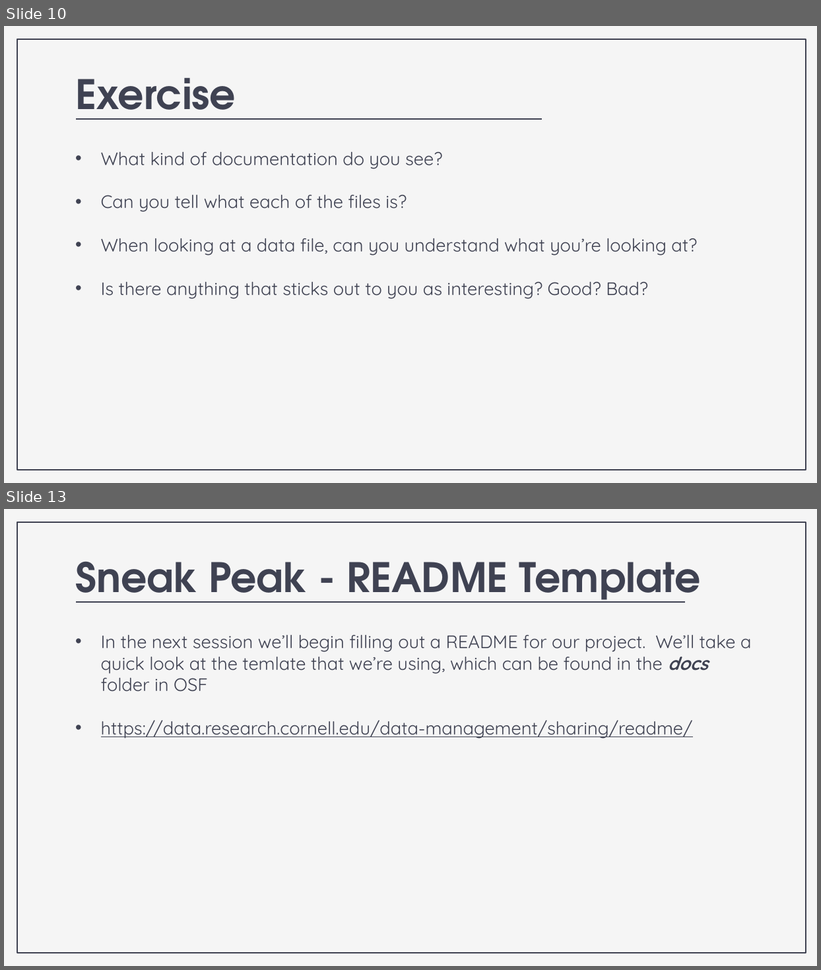
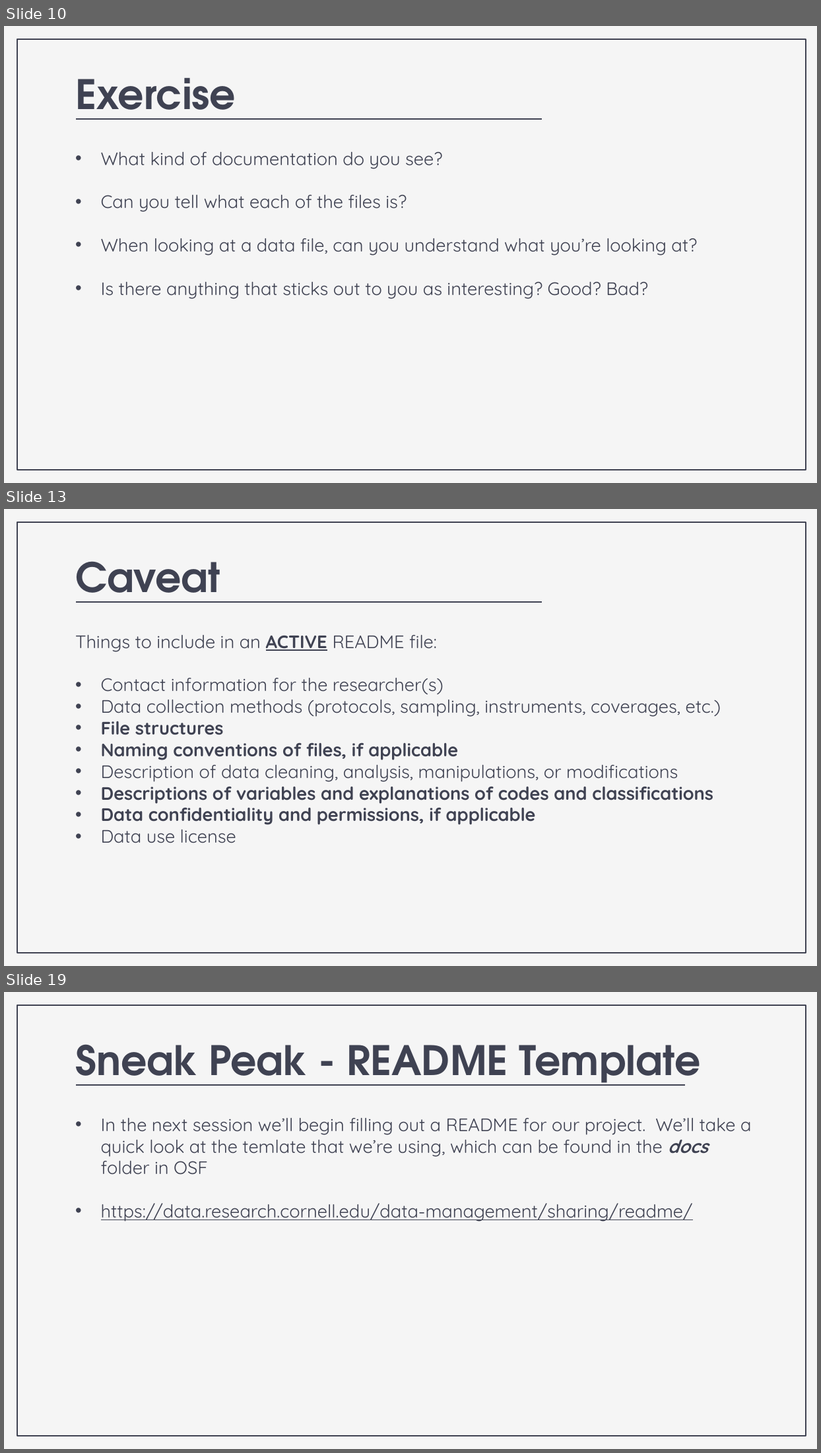
Before and after one commit to nickrochlin/rdm-jumpstart2, a slide deck: files/Block2-3_Documentation.pptx. Shown one above the other, each under a label of ours: slides 10 and 13 before the commit, slides 10, 13 and 19 after it; the slides between them are not shown. The pictures are 821x970 and 821x1453 pixels, drawn with LibreOffice and Linux fonts; fonts in the diff are those of the drawing. Boxes give left, top, right and bottom in pixels: in the first picture for what was removed or moved away, otherwise in the second. Text is boxed around its words. In the diff, an @@ line names an element or a change of style, - is before the commit and + after.

```diff
--- a/files/Block2-3_Documentation.pptx
+++ b/files/Block2-3_Documentation.pptx
@@ slide 13 added at (x1=4, y1=509, x2=817, y2=966), background #F5F5F5; not listed: 1 template element that a slide beside it also shows @@
@@ title added at (x1=75, y1=561, x2=220, y2=603), 36 pt, text #3F4252, bold @@
+Caveat
@@ line added from (77, 601) to (543, 601), #3F4252 1.5 pt @@
@@ subtitle added at (x1=75, y1=635, x2=721, y2=844), 16 pt, text #3F4252 @@
+Things to include in an ACTIVE README file:
+• Contact information for the researcher(s)
+• Data collection methods (protocols, sampling, instruments, coverages, etc.)
+• File structures
+• Naming conventions of files, if applicable
+• Description of data cleaning, analysis, manipulations, or modifications
+• Descriptions of variables and explanations of codes and classifications
+• Data confidentiality and permissions, if applicable
+• Data use license
@@ what was slide 13 is now slide 19 @@
```
Also in this commit, not shown: 2 slides changed, 6 other slides added, 1 slide removed, 2 other files.
